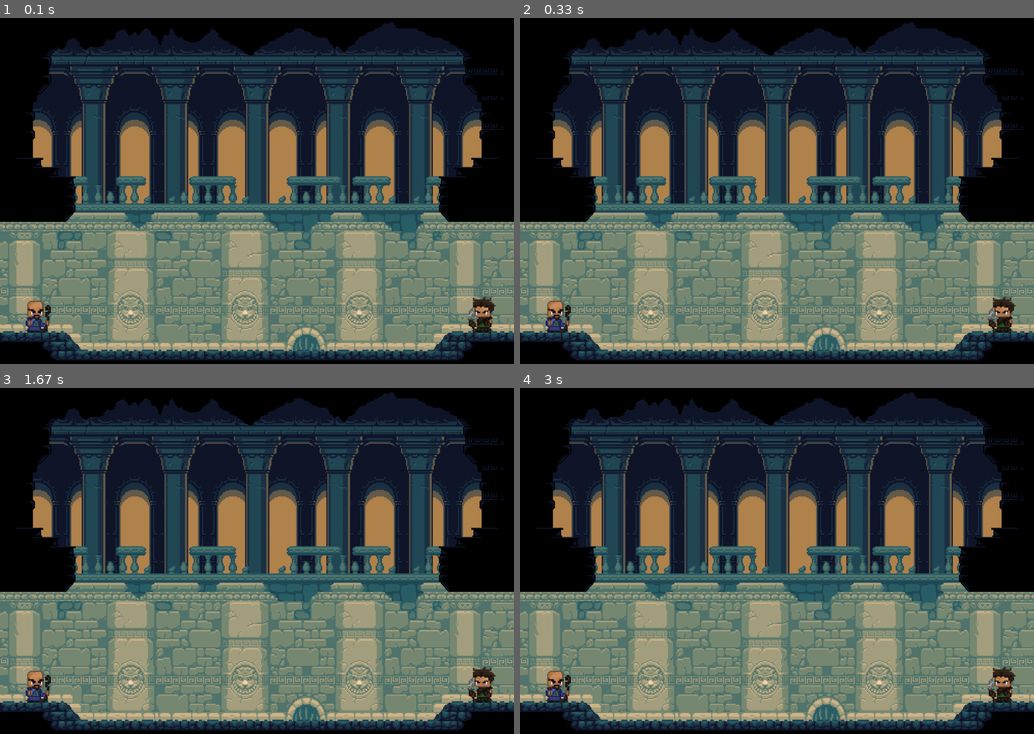
Above: before the commit, frames 1-4 (two rows, left to right).
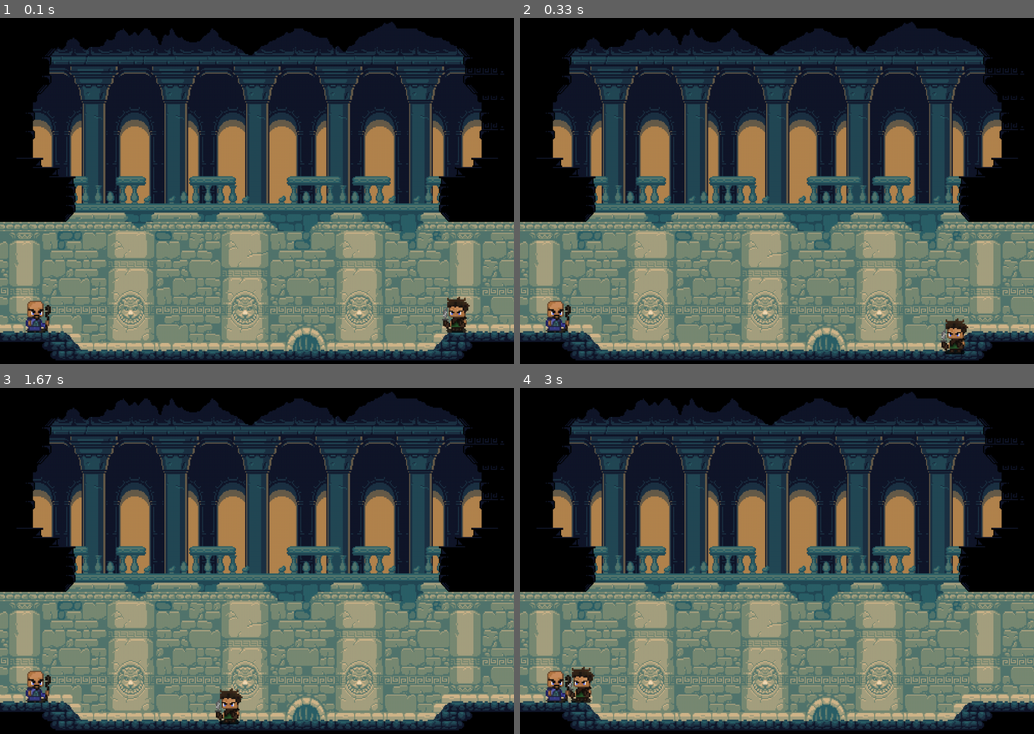
Above: after the commit, the same moments.

Repository: DumbLama/Spiel-Projekt
Game: pygame game, started from Hauptprogramm.py
Same seed, same stepped clock (60 frames per second), same inputs: the game is played once before the commit and once after it.
Inputs:
- Up to frame 1 (0.1 s): no input
- Up to frame 2 (0.33 s): no input
- Up to frame 3 (1.67 s): no input
- Up to frame 4 (3 s): no input

The runs differ from the first frame. In frame 1, 0.8% of the frame differs, in the area x 86-97%, y 80-91%; in frame 2, 0.8%; in frame 3, 0.8%; in frame 4, 0.8%.

Commit message:
added naive movement to character sprite.

Diff:
--- a/Hauptprogramm.py
+++ b/Hauptprogramm.py
@@ -22,6 +22,7 @@
 Kämpfer2x = 50
 Kämpfer2y = 567
 Arenapic = pg.transform.scale(Arenapic, (1000, 700))
+direction = "right1"
 
 
 while True: # main game loop
@@ -31,6 +32,27 @@
             sys.exit()
 
     DISPLAYSURF.blit(Arenapic,(Arenax, Arenay))
+
+    if direction == "right1":
+        Kämpfer1x += -5
+        if Kämpfer1x <=  860:
+            direction = "down1"
+    elif direction == "down1":
+        Kämpfer1y += 3
+        Kämpfer1x += -3
+        if Kämpfer1y >= 601:
+            direction = "right2"
+    elif direction == "right2":
+        Kämpfer1x += -5
+        if Kämpfer1x <=  135:
+            direction = "up1"
+    elif direction == "up1":
+        Kämpfer1y -= 3
+        Kämpfer1x -= +3
+        if Kämpfer1y <= 559:
+            direction = ("up2")
+
+
     DISPLAYSURF.blit(Kämpfer1pic,(Kämpfer1x, Kämpfer1y))
     DISPLAYSURF.blit(Kämpfer2pic,(Kämpfer2x, Kämpfer2y))
 
